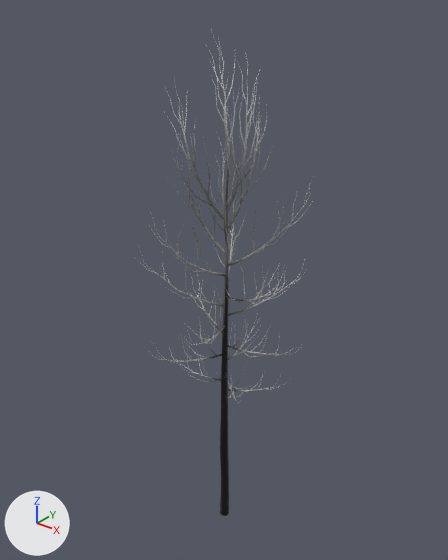
One commit to the glTF model meshes/nature/trees/birch_model_3.glb: the scene before it, then after it.
Camera for both pictures: a 50 mm camera at (13.6, -17.0, 22.7) aimed at (-0.5, 0.5, 11.9). Lighting does not change. The marker at lower left points along +X, +Y and +Z. Where no turn or scale is listed for an object, it has been applied to the vertices. Vertices at the same position are counted once.

The older version as bpy lines, for what is in view:
```python
me_tree_010 = bpy.data.meshes.new('tree.010')
me_tree_010.from_pydata(...)  # 11605 vertices, 17724 faces; spans x -3.3..3.4, y -3.4..3.4, z 0.0..21.4
me_tree_010.materials.append(mat_defaultmaterial)
ob_tree_002 = bpy.data.objects.new('tree.002', me_tree_010)
ob_tree_002.location = (0.0, 0.0, 0.0)
```
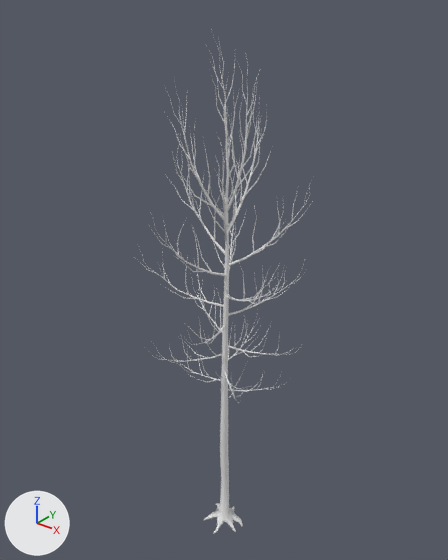
Where the newer file only moved an object's origin or applied its transform, the numbers keep the older frame.

The change, as a list of edits to the scene's bpy script:
```text
Change me_tree_010:
    used by ob_tree_002; location = (0.0, 0.0, 0.0)
    remove me_tree_010.from_pydata(...)  # 11605 vertices, 17724 faces; spans x -3.3..3.4, y -3.4..3.4, z 0.0..21.4
    add me_tree_010.from_pydata(...)  # 11661 vertices, 17848 faces; spans x -3.3..3.4, y -3.4..3.4, z -0.6..21.4
    me_tree_010 part 1
    8 vertices are removed from x -0.2..0.2, y -0.2..0.2, z 0.0
    22 faces are deleted
    1 vertex moves within x -0.1, y 0.2, z 0.0
    64 vertices are added at x -0.9..0.9, y -0.9..1.0, z -0.6..-0.1
    146 new faces join them
    me_tree_010 part 2: 17649 faces spanning x -3.3..3.4, y -3.4..3.4, z 0.0..21.4 switch from mat_defaultmaterial to no material
```

Changed parts and their boxes [x1, y1, x2, y2] in the pictures (448 x 560 px):
'tree.002', reshaped: before [135, 29, 313, 516]; after [135, 29, 313, 534]
part 1 of me_tree_010, built on: before [220, 481, 229, 516]; after [203, 481, 243, 534]
part 2 of me_tree_010, recoloured: [145, 102, 306, 497] in both
